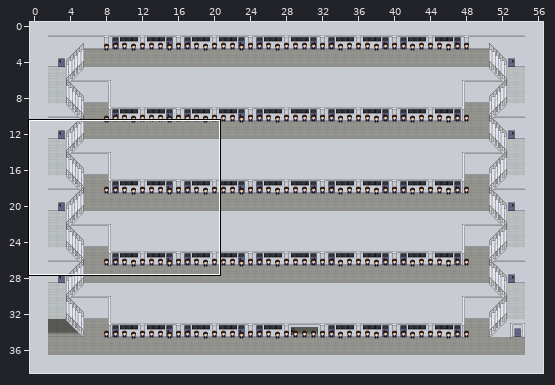
Tiled map -- assets/tiles/hebuilding.tmx. The first picture is a wide view before the edit; the outline marks the close-up.
Close-up. Earlier state:
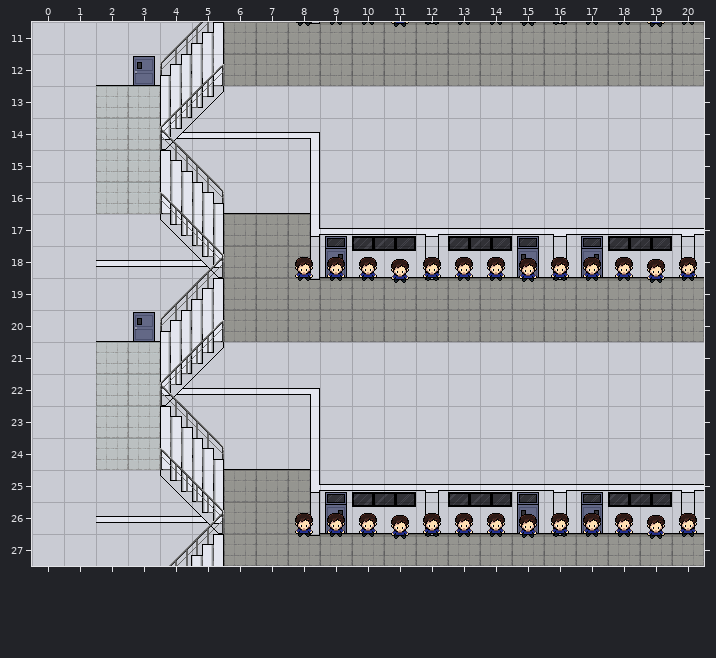
Cells are 32x32 px. Shown: x 0..20, y 11..27. The commit also changed other parts of the map, which this record leaves out.
The same view after the edit:
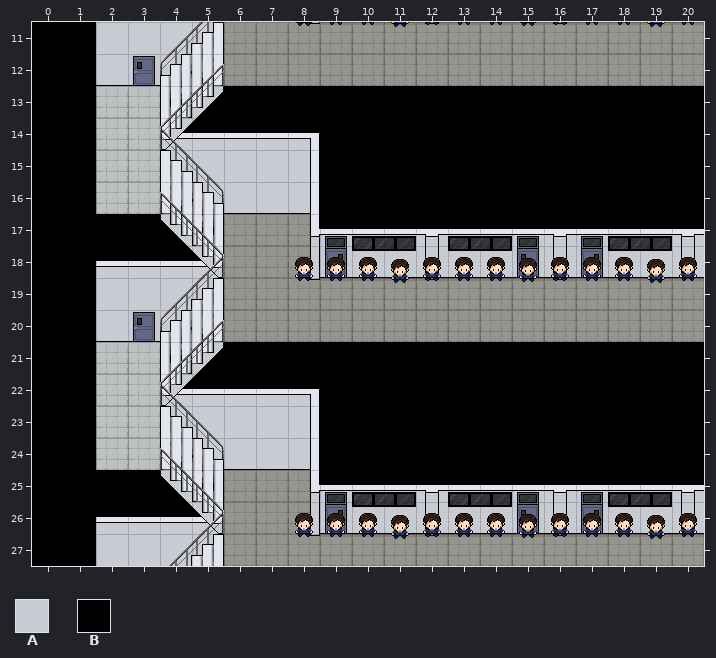
Key: from "hallway": A 33; from "map": B 120.
_ is an empty cell.
What changed:
Layer "wall":
Tile A becomes tile B in rows 11 to 12 at x 0 to 1; in row 13 at x 0 to 1 and 5 to 20; in row 14 at x 0 to 1 and 4 to 20; in rows 15 to 16 at x 0 to 1 and 9 to 20; in row 17 at x 0 to 4 and 9 to 20; in row 18 at x 0 to 5.
Tile A becomes tile B in rows 19 to 20 at x 0 to 1; in row 21 at x 0 to 1 and 5 to 20; in row 22 at x 0 to 1 and 4 to 20; in rows 23 to 24 at x 0 to 1 and 9 to 20; in row 25 at x 0 to 4 and 9 to 20; in row 26 at x 0 to 5.
Tile A becomes tile B in row 27 at x 0 to 1.
Changed places in both close-ups, as pixel boxes (x1, y1, x2, y2):
changed: (32, 22, 704, 566)
